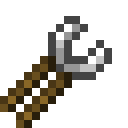
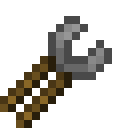
Layers edited between the first and the second (128, 128) image:
added layer "Layer #1" above "Layer copy" over [48, 16, 112, 80]
showed "Layer copy" over [48, 16, 112, 80]
